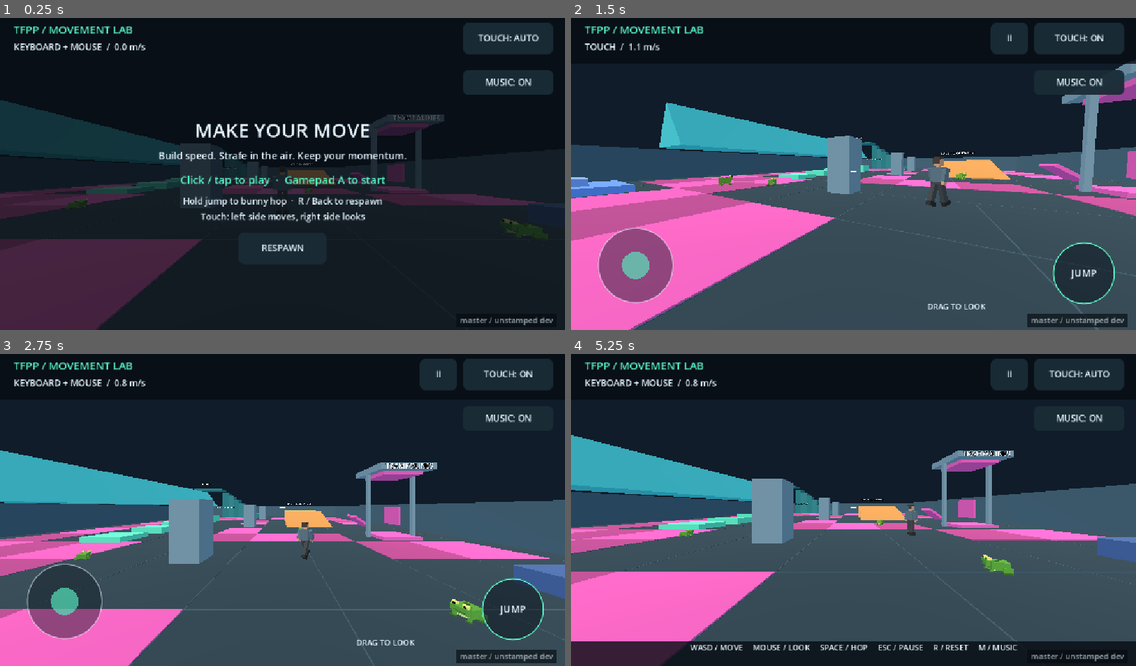
Above: before the commit, frames 1-4 (two rows, left to right).
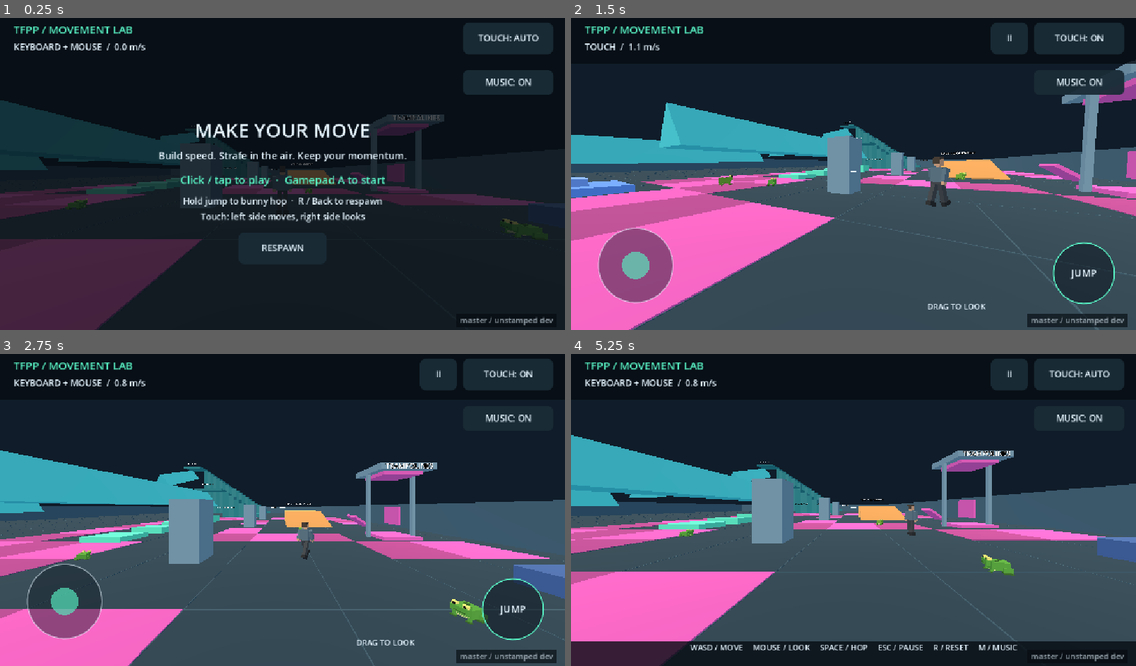
Above: after the commit, the same moments.

Repository: jefuhr/game
Game: Godot game, scene res://scenes/main.tscn
The game is run twice, just before and just after one commit, with the same random seed, the same clock (stepped at 60 frames per second) and the same inputs.
Inputs (mouse positions are in pixels of both pictures, inside the frame that each line leads up to):
- Up to frame 1 (0.25 s): no input
- Up to frame 2 (1.5 s): tap Enter at 0.5 s; move the mouse to (977, 155) at 0.52 s; hold D (move_right) 0.53-1.28 s; hold Space (jump) 0.53-1.28 s; click (977, 155) at 0.67 s; move the mouse to (825, 174) at 1.27 s; hold W (move_forward) from 1.28 s (still down); tap T at 1.35 s
- Up to frame 3 (2.75 s): tap Space (jump) at 1.52, 1.55, 1.82 s; move the mouse to (339, 438) at 2.02 s; release W (move_forward) at 2.03 s; hold D (move_right) from 2.03 s (still down); hold Space (jump) from 2.03 s (still down); tap R at 2.1 s
- Up to frame 4 (5.25 s): release D (move_right) at 2.75 s; release Space (jump) at 2.75 s; drag from (825, 572) to (684, 460) at 2.77 s; move the mouse to (893, 510) at 3.52 s; hold Space (jump) 3.53-4.28 s; hold W (move_forward) 3.53-5.03 s; move the mouse to (808, 503) at 4.27 s; tap T at 4.35 s; tap Space (jump) at 4.52, 4.55, 4.82, 5 s; move the mouse to (881, 506) at 5.02 s; hold S (move_back) from 5.03 s (still down); hold Space (jump) from 5.03 s (still down); tap R at 5.1 s; click (881, 506) at 5.17 s

The runs differ from the first frame. In frame 1, 0.7% of the frame differs, in the area x 0-50%, y 34-49%; in frame 2, 3.1%, in the area x 0-78%, y 33-59%; in frame 3, 1.7%; in frame 4, 2.0%.

Commit message:
I made the map bigger and added a new downhill surf course with big drops. Everything that was already there is still in place. All the edits are in `scripts/arena.gd`, and I haven

Diff:
--- a/scripts/arena.gd
+++ b/scripts/arena.gd
@@ -6,10 +6,15 @@
 const TRAMPOLINE_COLOR := Color("e05ab4")
 ## Group read by the player; a trampoline's local +Y face is its bouncy side.
 const TRAMPOLINE_GROUP := &"trampoline"
-## The 40 x 56 m floor is 10 x 14 cells of 4 x 4 m. The map covers the 9 x 13
+## The arena floor spans x = -48 .. 20 and z = -56 .. 28 (68 x 84 m). The
+## original 40 x 56 m court (x = -20 .. 20, z = -28 .. 28) sits in its front-
+## right; the new left and back wings hold the big-drop surf course.
+const ARENA_MIN := Vector2(-48.0, -56.0)
+const ARENA_MAX := Vector2(20.0, 28.0)
+## The original court is 10 x 14 cells of 4 x 4 m. The map covers its 9 x 13
 ## interior cells between the grid lines; '#' marks a flush trampoline tile.
-## 56 of the 140 floor cells (40% of the floor area) are trampolines. Rows run
-## from the back wall (z = -24) to the front (z = 24); columns x = -16 .. 16.
+## 56 of those 140 cells are trampolines. Rows run from z = -24 to the front
+## (z = 24); columns x = -16 .. 16.
 const BOUNCE_FLOOR_MAP := [
 	"####.####",
 	"####.####",
@@ -46,21 +51,34 @@
 const SURF_DECK_TOP := 7.5
 const SURF_STEP_COUNT := 7
 const SURF_STEP_WIDTH := 1.4
+## Big-drop surf course in the left wing: a tall start deck feeds a chain of
+## descending wedges split by gaps, so every slope and drop adds speed. Each
+## entry is a wedge's ridge line [start, end], running toward the front (+z).
+const DROP_DECK_TOP := 20.0
+const DROP_LINE_X := -34.0
+const DROP_STEP_COUNT := 21
+const DROP_COURSE := [
+	[Vector3(-34, 18.5, -50), Vector3(-34, 13, -32)],
+	[Vector3(-34, 10.5, -28), Vector3(-34, 7, -10)],
+	[Vector3(-34, 5.5, -6), Vector3(-34, 5, 20)],
+]
 
 var _sculpture_gem: Node3D
 
 
 func _ready() -> void:
-	_box("Floor", Vector3(0, -0.5, 0), Vector3(40, 1, 56), Color("283e4b"))
-	_box("BackWall", Vector3(0, 1.5, -28), Vector3(40, 3, 0.5), Color("416071"))
-	_box("LeftWall", Vector3(-20, 1.5, 0), Vector3(0.5, 3, 56), Color("416071"))
-	_box("RightWall", Vector3(20, 1.5, 0), Vector3(0.5, 3, 56), Color("416071"))
-	_box("FrontWall", Vector3(0, 1.5, 28), Vector3(40, 3, 0.5), Color("416071"))
+	var size := ARENA_MAX - ARENA_MIN
+	var mid := (ARENA_MIN + ARENA_MAX) * 0.5
+	_box("Floor", Vector3(mid.x, -0.5, mid.y), Vector3(size.x, 1, size.y), Color("283e4b"))
+	_box("BackWall", Vector3(mid.x, 1.5, ARENA_MIN.y), Vector3(size.x, 3, 0.5), Color("416071"))
+	_box("LeftWall", Vector3(ARENA_MIN.x, 1.5, mid.y), Vector3(0.5, 3, size.y), Color("416071"))
+	_box("RightWall", Vector3(ARENA_MAX.x, 1.5, mid.y), Vector3(0.5, 3, size.y), Color("416071"))
+	_box("FrontWall", Vector3(mid.x, 1.5, ARENA_MAX.y), Vector3(size.x, 3, 0.5), Color("416071"))
 	_build_bounce_guards()
-	for x in range(-18, 20, 4):
-		_box("Grid", Vector3(x, 0.006, 0), Vector3(0.025, 0.01, 55), Color("3b5663"), false)
-	for z in range(-26, 28, 4):
-		_box("Grid", Vector3(0, 0.007, z), Vector3(39, 0.01, 0.025), Color("3b5663"), false)
+	for x in range(int(ARENA_MIN.x) + 2, int(ARENA_MAX.x), 4):
+		_box("Grid", Vector3(x, 0.006, mid.y), Vector3(0.025, 0.01, size.y - 1), Color("3b5663"), false)
+	for z in range(int(ARENA_MIN.y) + 2, int(ARENA_MAX.y), 4):
+		_box("Grid", Vector3(mid.x, 0.007, z), Vector3(size.x - 1, 0.01, 0.025), Color("3b5663"), false)
 	_build_bounce_floor()
 	for i in range(5):
 		_box("JumpBlock", Vector3(-9, 0.2 + i * 0.1, 5 - i * 4), Vector3(3, 0.4 + i * 0.2, 2.5), Color("5ae3bc"))
@@ -75,6 +93,7 @@
 	_build_cornflower_sculpture(Vector3(14, 0, 14))
 	_build_trampoline_court()
 	_build_surf_ramp()
+	_build_drop_course()
 	_sign("AIR STRAFE / HOP", Vector3(-9, 2.6, -20))
 	_sign("RAMP / MOMENTUM", Vector3(8, 3.4, -16))
 	_sign("CORNFLOWER STEPS", Vector3(-13, 2.6, 18))
@@ -131,19 +150,22 @@
 
 
 ## Invisible colliders stacked on the perimeter walls so big bounces cannot
-## carry anyone out of the arena. Maximum launch (24 m/s) peaks near 14.4 m.
+## carry anyone out of the arena. Maximum launch (24 m/s) peaks near 14.4 m;
+## they also rise well above the 20 m drop deck.
 func _build_bounce_guards() -> void:
 	var guard := StaticBody3D.new()
 	guard.name = "BounceGuard"
 	add_child(guard)
 	var bottom := 3.0
-	var height := 27.0
+	var height := 37.0
 	var y := bottom + height * 0.5
+	var size := ARENA_MAX - ARENA_MIN
+	var mid := (ARENA_MIN + ARENA_MAX) * 0.5
 	var walls := [
-		[Vector3(0, y, -28), Vector3(40, height, 0.5)],
-		[Vector3(0, y, 28), Vector3(40, height, 0.5)],
-		[Vector3(-20, y, 0), Vector3(0.5, height, 56)],
-		[Vector3(20, y, 0), Vector3(0.5, height, 56)],
+		[Vector3(mid.x, y, ARENA_MIN.y), Vector3(size.x, height, 0.5)],
+		[Vector3(mid.x, y, ARENA_MAX.y), Vector3(size.x, height, 0.5)],
+		[Vector3(ARENA_MIN.x, y, mid.y), Vector3(0.5, height, size.y)],
+		[Vector3(ARENA_MAX.x, y, mid.y), Vector3(0.5, height, size.y)],
 	]
 	for wall in walls:
 		var collider := CollisionShape3D.new()
@@ -182,15 +204,60 @@
 ## too steep to stand on; hold strafe toward the face to ride it. One prism mesh
 ## and one convex collider keep it cheap on mobile.
 func _build_surf_ramp() -> void:
+	var half_l := SURF_LENGTH * 0.5
+	var ridge_y := SURF_BOTTOM + SURF_HALF_WIDTH * tan(deg_to_rad(SURF_ANGLE_DEG))
+	_surf_wedge("SurfRamp", Vector3(SURF_CENTER.x, ridge_y, SURF_CENTER.y - half_l), Vector3(SURF_CENTER.x, ridge_y, SURF_CENTER.y + half_l))
+	# Start deck in the back-left corner, a short drop above the wedge's ridge.
+	var deck_back := -27.75
+	var deck_front := SURF_CENTER.y - half_l
+	var deck_color := SURF_COLOR.darkened(0.35)
+	_box("SurfDeck", Vector3(SURF_CENTER.x, SURF_DECK_TOP - 0.25, (deck_back + deck_front) * 0.5), Vector3(7, 0.5, deck_front - deck_back), deck_color)
+	# Stairs along the back wall, each rise well within a single jump.
+	var deck_edge_x := SURF_CENTER.x + 3.5
+	for i in SURF_STEP_COUNT:
+		var top := SURF_DECK_TOP * float(i + 1) / float(SURF_STEP_COUNT + 1)
+		var x := deck_edge_x + SURF_STEP_WIDTH * (SURF_STEP_COUNT - i - 0.5)
+		var shade := deck_color.lightened(0.05 * float(i % 2))
+		_box("SurfStep", Vector3(x, top * 0.5, -26.25), Vector3(SURF_STEP_WIDTH, top, 3.0), shade)
+	_sign("SURF RAMP", Vector3(SURF_CENTER.x, SURF_DECK_TOP + 1.2, deck_front + 0.1))
+	_sign("SURF STAIRS", Vector3(-4.5, 2.6, -24.5), 48)
+
+
+## Big-drop line down the left wing: stairs along the new back wall climb to a
+## 20 m deck; wedges pitched downhill (still steeper than 45 deg across) are
+## separated by short gaps, so riders drop onto each lower ramp and keep speed.
+func _build_drop_course() -> void:
+	var deck_back := ARENA_MIN.y + 0.25
+	var first: Vector3 = DROP_COURSE[0][0]
+	var deck_front := first.z
+	var deck_color := SURF_COLOR.darkened(0.35)
+	_box("DropDeck", Vector3(DROP_LINE_X, DROP_DECK_TOP - 0.25, (deck_back + deck_front) * 0.5), Vector3(7, 0.5, deck_front - deck_back), deck_color)
+	var deck_edge_x := DROP_LINE_X + 3.5
+	for i in DROP_STEP_COUNT:
+		var top := DROP_DECK_TOP * float(i + 1) / float(DROP_STEP_COUNT + 1)
+		var x := deck_edge_x + SURF_STEP_WIDTH * (DROP_STEP_COUNT - i - 0.5)
+		var shade := deck_color.lightened(0.05 * float(i % 2))
+		_box("DropStep", Vector3(x, top * 0.5, deck_back + 1.5), Vector3(SURF_STEP_WIDTH, top, 3.0), shade)
+	for i in DROP_COURSE.size():
+		_surf_wedge("DropRamp%d" % (i + 1), DROP_COURSE[i][0], DROP_COURSE[i][1])
+	_sign("BIG DROP SURF", Vector3(DROP_LINE_X, DROP_DECK_TOP + 1.2, deck_front + 0.1))
+	_sign("DROP STAIRS", Vector3(deck_edge_x + SURF_STEP_WIDTH * DROP_STEP_COUNT + 1.5, 2.6, deck_back + 3.2), 48)
+
+
+## A floating two-sided surf wedge whose ridge runs from `from` to `to`. One
+## prism mesh and one convex collider keep it cheap on mobile.
+func _surf_wedge(label: String, from: Vector3, to: Vector3) -> Node3D:
 	var height := SURF_HALF_WIDTH * tan(deg_to_rad(SURF_ANGLE_DEG))
 	var half_h := height * 0.5
-	var half_l := SURF_LENGTH * 0.5
+	var length := from.distance_to(to)
+	var half_l := length * 0.5
 	var body := StaticBody3D.new()
-	body.name = "SurfRamp"
-	body.position = Vector3(SURF_CENTER.x, SURF_BOTTOM + half_h, SURF_CENTER.y)
+	body.name = label
+	body.basis = Basis.looking_at(to - from, Vector3.UP)
+	body.position = (from + to) * 0.5 - body.basis.y * half_h
 	body.add_to_group(SURF_GROUP)
 	var prism := PrismMesh.new()
-	prism.size = Vector3(SURF_HALF_WIDTH * 2.0, height, SURF_LENGTH)
+	prism.size = Vector3(SURF_HALF_WIDTH * 2.0, height, length)
 	var material := StandardMaterial3D.new()
 	material.albedo_color = SURF_COLOR
 	material.roughness = 1.0
@@ -211,20 +278,7 @@
 	collider.shape = shape
 	body.add_child(collider)
 	add_child(body)
-	# Start deck in the back-left corner, a short drop above the wedge's ridge.
-	var deck_back := -27.75
-	var deck_front := SURF_CENTER.y - half_l
-	var deck_color := SURF_COLOR.darkened(0.35)
-	_box("SurfDeck", Vector3(SURF_CENTER.x, SURF_DECK_TOP - 0.25, (deck_back + deck_front) * 0.5), Vector3(7, 0.5, deck_front - deck_back), deck_color)
-	# Stairs along the back wall, each rise well within a single jump.
-	var deck_edge_x := SURF_CENTER.x + 3.5
-	for i in SURF_STEP_COUNT:
-		var top := SURF_DECK_TOP * float(i + 1) / float(SURF_STEP_COUNT + 1)
-		var x := deck_edge_x + SURF_STEP_WIDTH * (SURF_STEP_COUNT - i - 0.5)
-		var shade := deck_color.lightened(0.05 * float(i % 2))
-		_box("SurfStep", Vector3(x, top * 0.5, -26.25), Vector3(SURF_STEP_WIDTH, top, 3.0), shade)
-	_sign("SURF RAMP", Vector3(SURF_CENTER.x, SURF_DECK_TOP + 1.2, deck_front + 0.1))
-	_sign("SURF STAIRS", Vector3(-4.5, 2.6, -24.5), 48)
+	return body
 
 
 ## "Cornflower Twist": a twisting stack of cubes crowned by a spinning,
